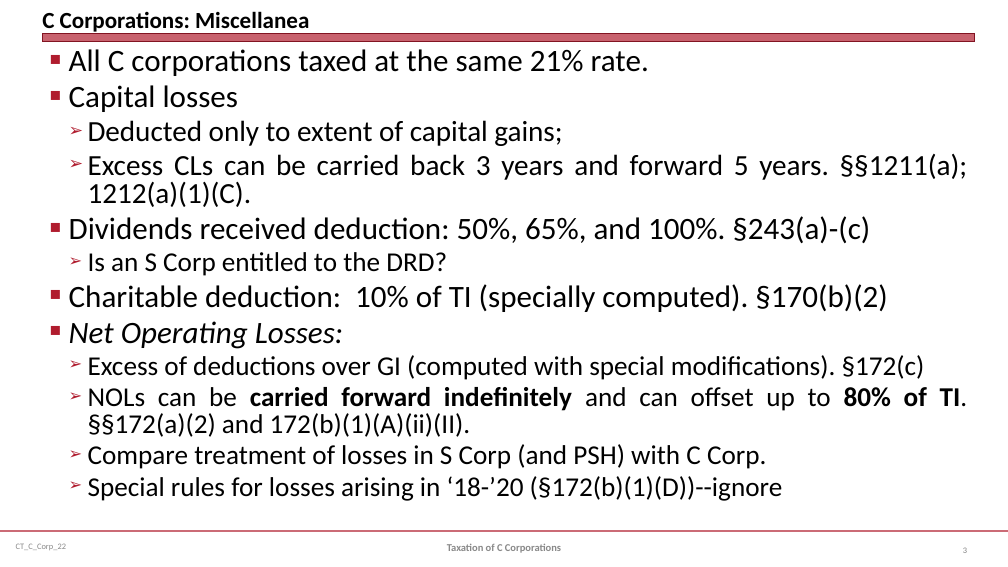
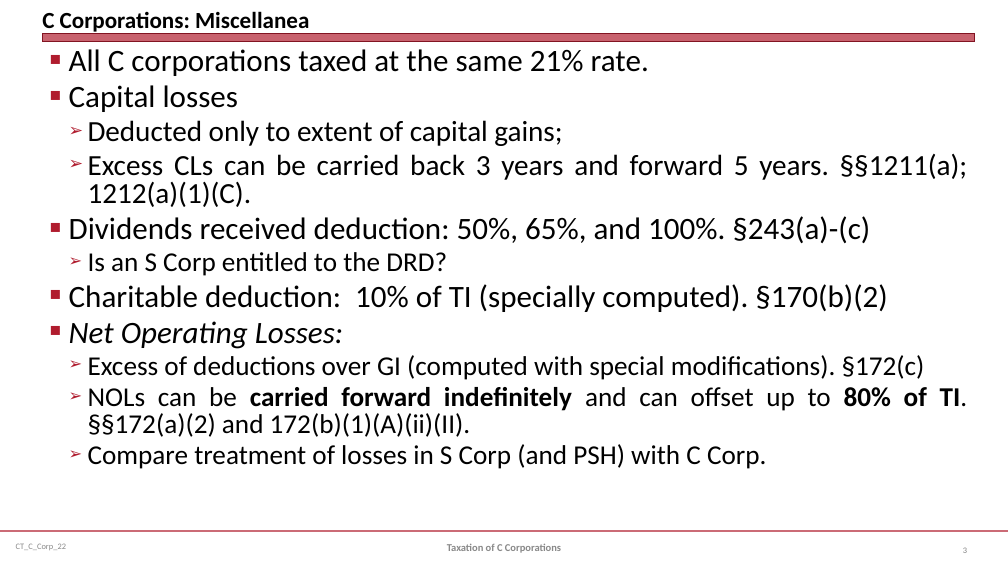
Before and after one commit to jmc877/Corporate-Tax, a slide deck: slide 3 of slides/CT_C_Corp_22.pptx. Drawn at 1008x567 pixels with LibreOffice and Linux fonts; fonts in the diff are those of the drawing. Boxes give left, top, right and bottom in pixels: in the first picture for what was removed or moved away, otherwise in the second. Text is boxed around its words. In the diff, an @@ line names an element or a change of style, - is before the commit and + after.

```diff
--- a/slides/CT_C_Corp_22.pptx
+++ b/slides/CT_C_Corp_22.pptx
@@ text at (88,476,783,501): paragraph removed @@
-  ➢ Special rules for losses arising in ‘18-’20 (§172(b)(1)(D))--ignore
```
Also in this commit, not shown: 6 other slides changed, 5 other files.
